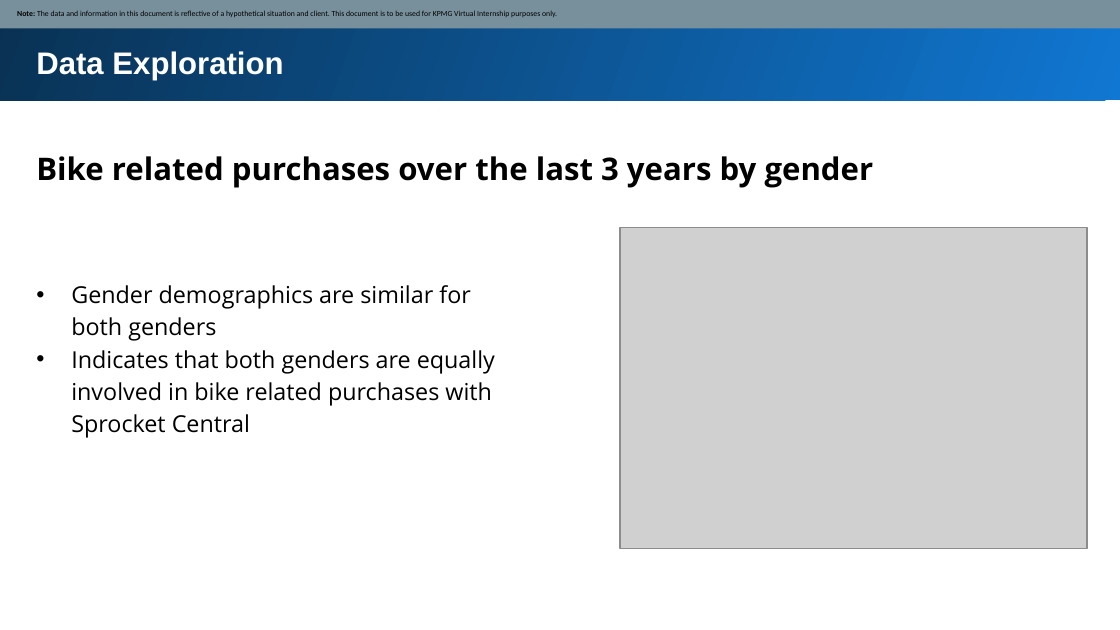
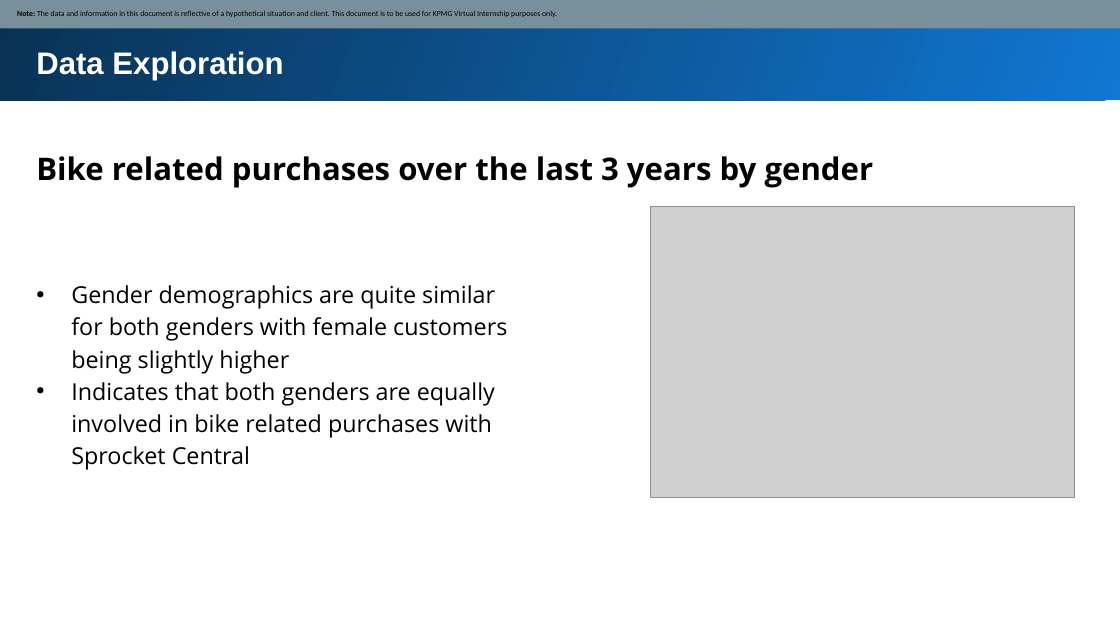
Before and after one commit to jeremychiaa/kpmg-virtual-internship, a slide deck: slide 5 of 02-model-development-slides.pptx. Drawn at 1120x630 pixels with LibreOffice and Linux fonts; fonts in the diff are those of the drawing; grey boxes stand for pictures. Boxes give left, top, right and bottom in pixels: in the first picture for what was removed or moved away, otherwise in the second. Text is boxed around its words. In the diff, an @@ line names an element or a change of style, - is before the commit and + after.

```diff
--- a/02-model-development-slides.pptx
+++ b/02-model-development-slides.pptx
@@ picture: place and size @@
-picture at box(620, 227, 1088, 549)
+picture at box(651, 206, 1074, 497)
@@ text at box(71, 285, 507, 374): text changed @@
-• Gender demographics are similar for both genders
+• Gender demographics are quite similar for both genders with female customers being slightly higher
```
Also in this commit, not shown: 5 other slides changed.
